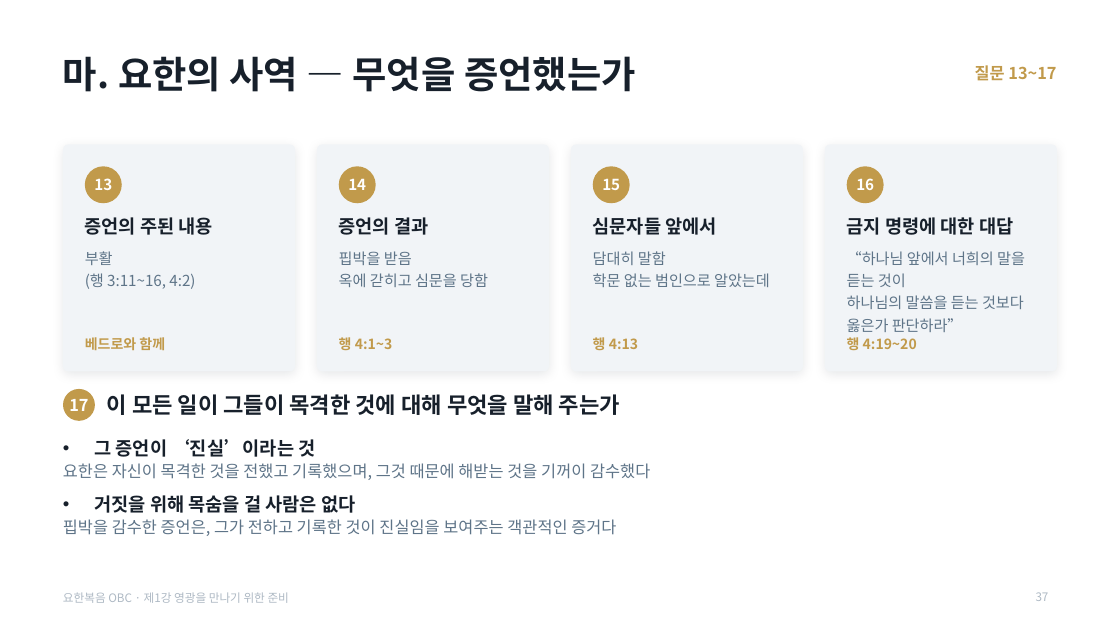
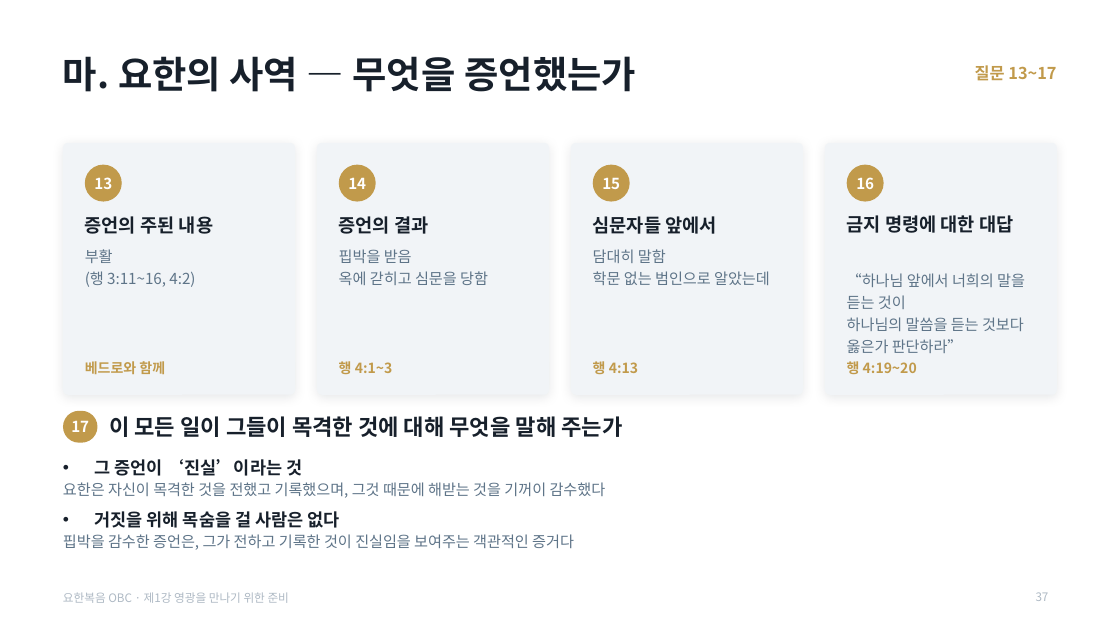
Before and after one commit to mio-modu/bible_GospelofJohn, a slide deck: slide 37 of dist/요한복음_1강_영광을_만나기_위한_준비.pptx. Drawn at 1120x630 pixels with LibreOffice and Linux fonts; fonts in the diff are those of the drawing. Boxes give left, top, right and bottom in pixels: in the first picture for what was removed or moved away, otherwise in the second. Text is boxed around its words. In the diff, an @@ line names an element or a change of style, - is before the commit and + after.

```diff
--- a/dist/요한복음_1강_영광을_만나기_위한_준비.pptx
+++ b/dist/요한복음_1강_영광을_만나기_위한_준비.pptx
@@ rounded rectangle: place and size @@
-rounded rectangle at box(63, 145, 295, 371)
+rounded rectangle at box(63, 143, 295, 395)
@@ rounded rectangle: place and size @@
-rounded rectangle at box(317, 145, 549, 371)
+rounded rectangle at box(317, 143, 549, 395)
@@ rounded rectangle: place and size @@
-rounded rectangle at box(571, 145, 803, 371)
+rounded rectangle at box(571, 143, 803, 395)
@@ rounded rectangle: place and size @@
-rounded rectangle at box(825, 145, 1057, 371)
+rounded rectangle at box(825, 143, 1057, 395)
@@ text "“하나님 앞에서 너희의 말을 듣는 ...": place and size @@
-text "“하나님 앞에서 너희의 말을 듣는 ..." at box(847, 251, 1025, 332)
+text "“하나님 앞에서 너희의 말을 듣는 ..." at box(847, 273, 1025, 353)
@@ text "베드로와 함께": place and size @@
-text "베드로와 함께" at box(85, 337, 165, 350)
+text "베드로와 함께" at box(85, 361, 165, 374)
@@ text "행 4:1~3": place and size @@
-text "행 4:1~3" at box(339, 337, 393, 350)
+text "행 4:1~3" at box(339, 361, 393, 374)
@@ text "행 4:13": place and size @@
-text "행 4:13" at box(593, 337, 638, 350)
+text "행 4:13" at box(593, 361, 638, 374)
@@ text "행 4:19~20": place and size @@
-text "행 4:19~20" at box(847, 337, 917, 350)
+text "행 4:19~20" at box(847, 361, 917, 374)
@@ 2 texts, 1 rounded rectangle: place and size @@
-2 texts, 1 rounded rectangle at box(63, 389, 620, 421)
+2 texts, 1 rounded rectangle at box(63, 411, 622, 443)
@@ text "17" at box(71, 420, 89, 432): size 14 to 13 pt @@
@@ rounded rectangle at box(63, 411, 97, 443): ellipse to rounded rectangle @@
@@ text "그 증언이 ‘진실’이라는 것": place and size @@
-text "그 증언이 ‘진실’이라는 것" at box(63, 439, 650, 536)
+text "그 증언이 ‘진실’이라는 것" at box(63, 459, 606, 550)
@@ text "그 증언이 ‘진실’이라는 것" at box(63, 459, 606, 550): size 16 to 15 pt in "그 증언이 ‘진실’이라는 것", "거짓을 위해 목숨을 걸 사람은 없다"; size 14 to 13 pt in "요한은 자신이 목격한 것을 전했고 기록했으며, 그것 ...", "핍박을 감수한 증언은, 그가 전하고 기록한 것이 ..."; less space between paragraphs @@
```
Also in this commit, not shown: 37 other slides changed, 6 other files.
